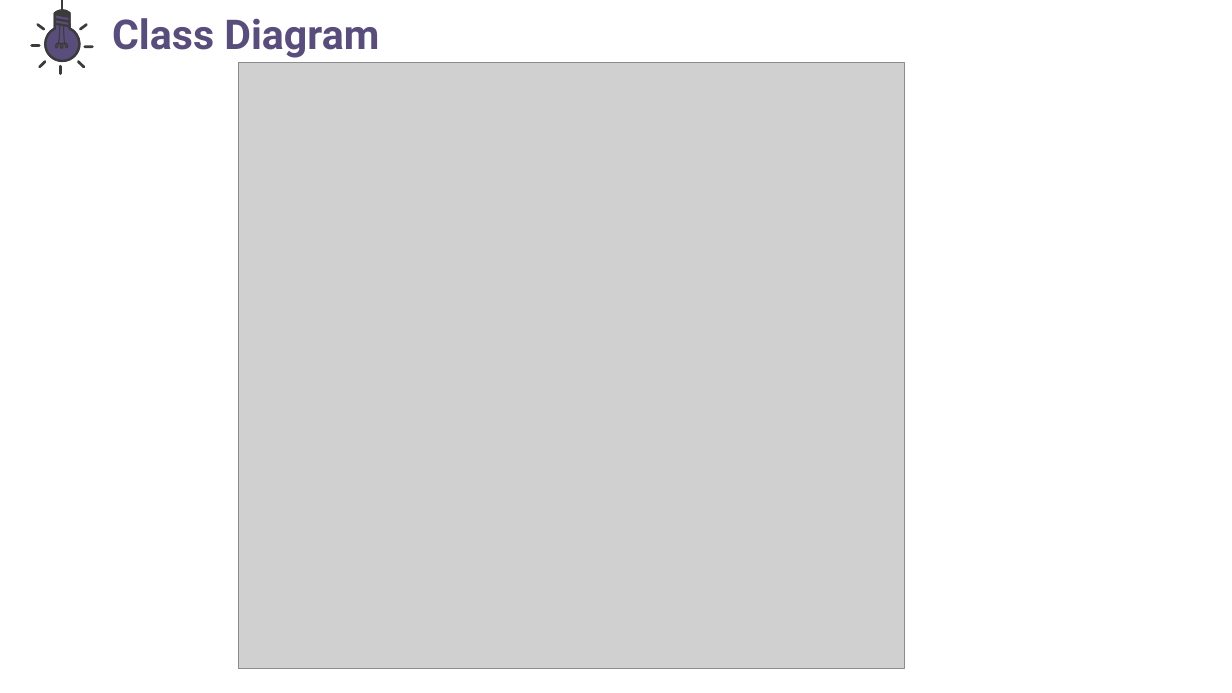
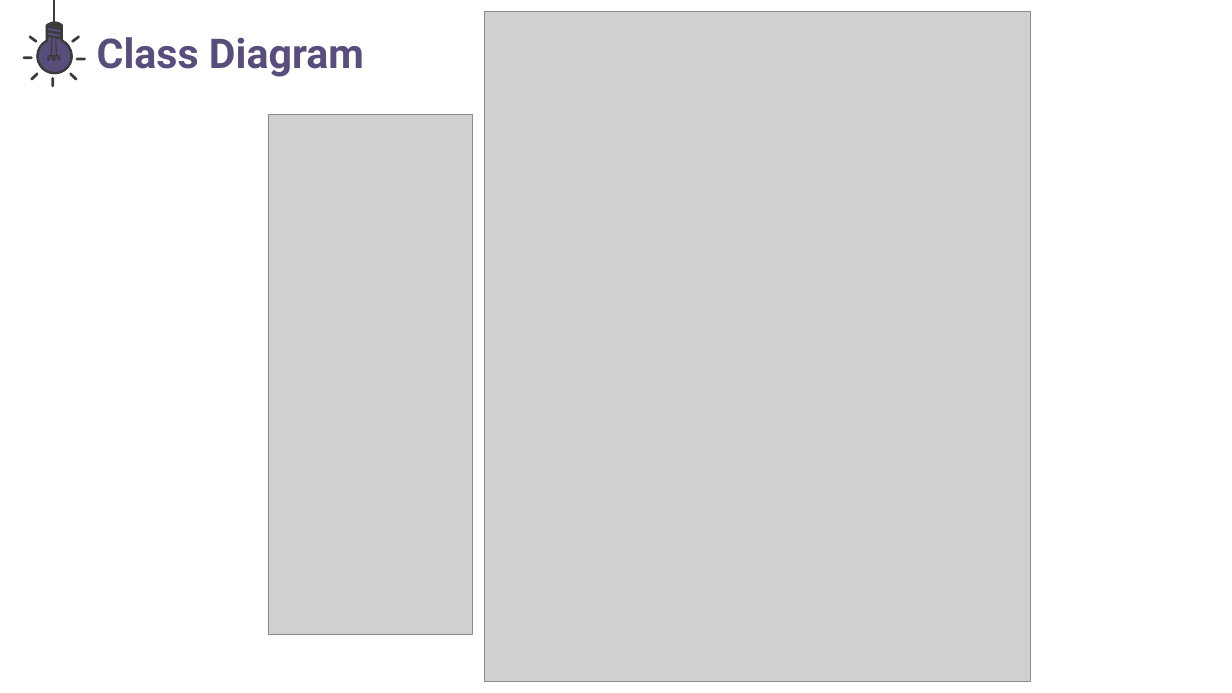
Before and after one commit to yoyo0213/oop-2025-proj-TA_v.s._Professor, a slide deck: slide 5 of oop final project.pptx. Drawn at 1232x693 pixels with LibreOffice and Linux fonts; fonts in the diff are those of the drawing; grey boxes stand for pictures. Boxes give left, top, right and bottom in pixels: in the first picture for what was removed or moved away, otherwise in the second. Text is boxed around its words. In the diff, an @@ line names an element or a change of style, - is before the commit and + after.

Commit message:
level.py and pptx modified

```diff
--- a/oop final project.pptx
+++ b/oop final project.pptx
@@ line moved from (62, 13) - (62, 0) to (55, 25) - (55, 0) @@
@@ text "Class Diagram": place and size @@
-text "Class Diagram" at box(112, 18, 379, 58)
+text "Class Diagram" at box(97, 37, 364, 77)
@@ picture: place and size @@
-picture at box(238, 62, 905, 669)
+picture at box(485, 12, 1031, 682)
@@ 5 freeform shapes: place and size @@
-5 freeform shapes at box(30, 9, 88, 75)
+5 freeform shapes at box(22, 21, 80, 87)
@@ freeform shape: place and size @@
-freeform shape at box(36, 23, 45, 30)
+freeform shape at box(29, 35, 38, 43)
@@ freeform shape: place and size @@
-freeform shape at box(83, 45, 93, 48)
+freeform shape at box(76, 57, 86, 60)
@@ freeform shape: place and size @@
-freeform shape at box(38, 60, 46, 68)
+freeform shape at box(30, 73, 39, 81)
@@ freeform shape: place and size @@
-freeform shape at box(77, 60, 85, 68)
+freeform shape at box(69, 73, 78, 81)
@@ picture added at box(268, 115, 472, 635) @@
```
Also in this commit, not shown: 2 other slides changed, 1 slide added, 1 other file.
